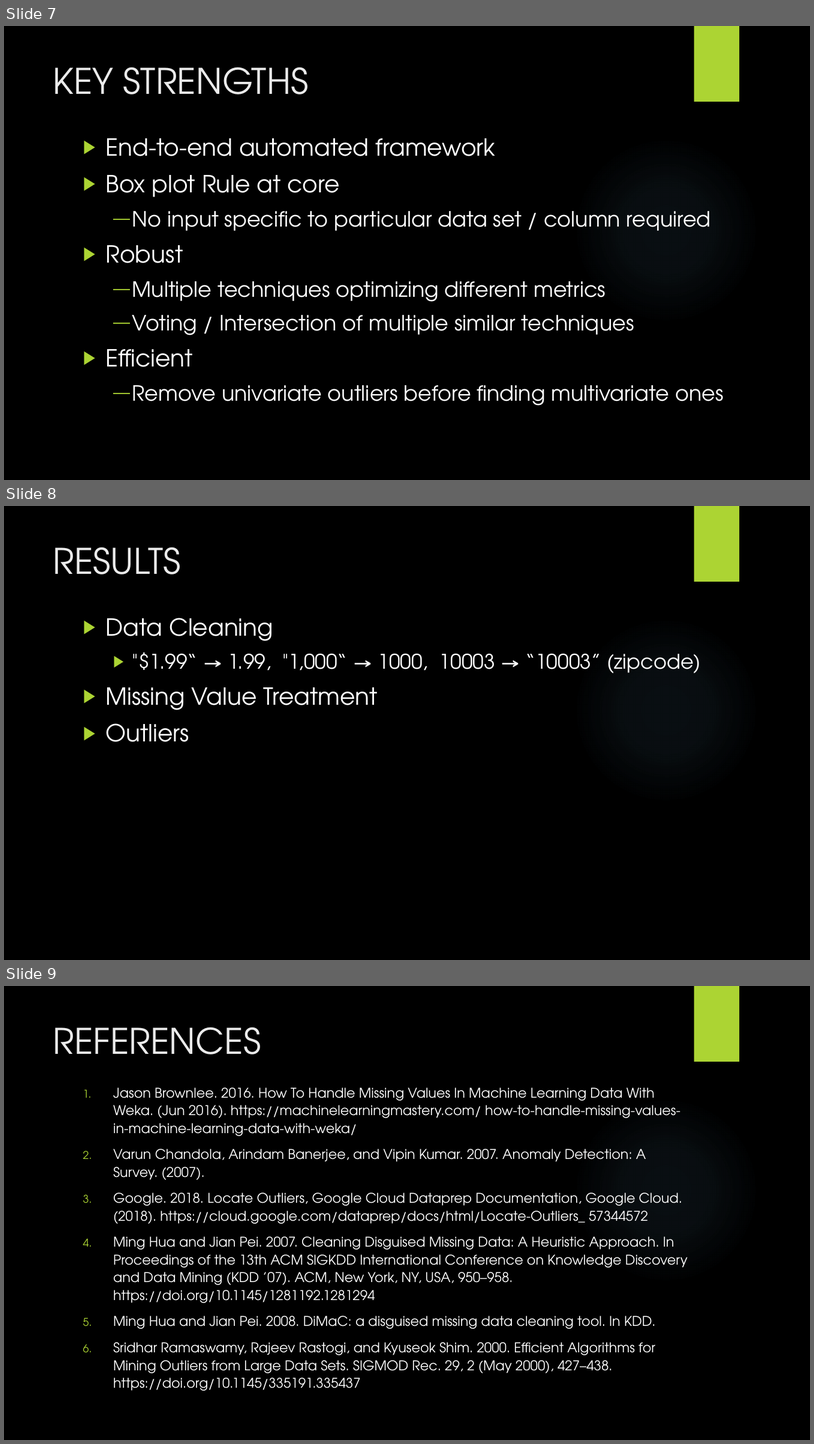
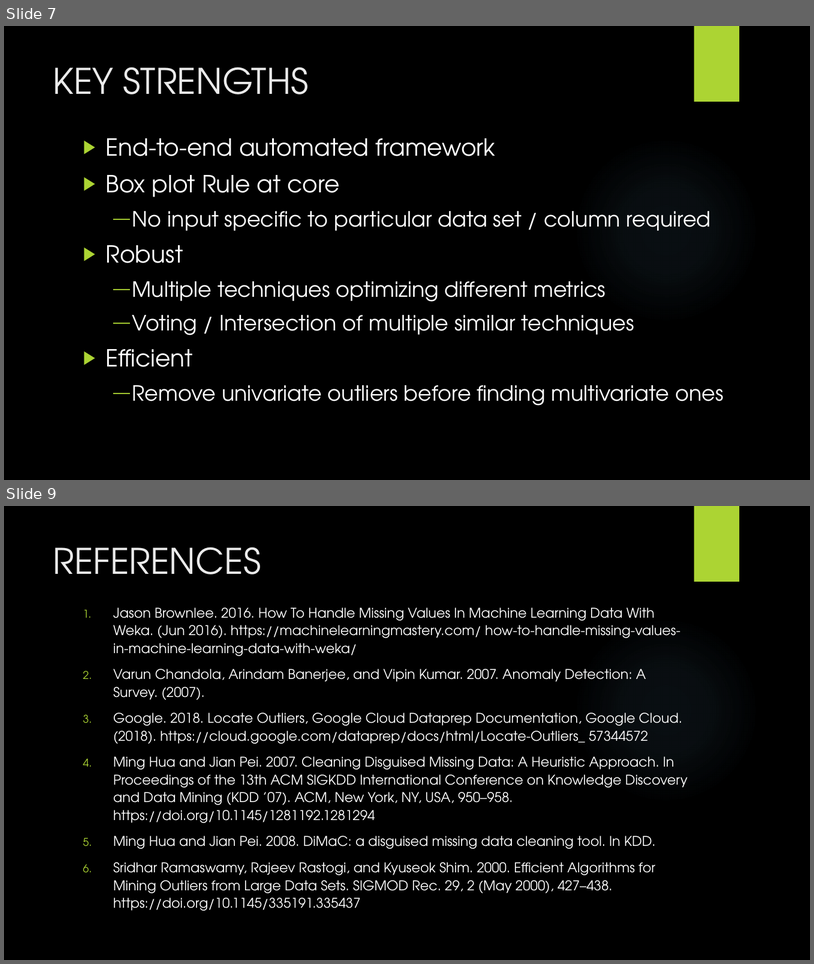
Before and after one commit to ranamihir/big_data_project, a slide deck: documents/Final Presentation.pptx. Shown one above the other, each under a label of ours: slides 7, 8 and 9 before the commit, slides 7 and 9 after it; the slides between them are not shown. The pictures are 814x1444 and 814x964 pixels, drawn with LibreOffice and Linux fonts; fonts in the diff are those of the drawing; background and template pictures are left out. Boxes give left, top, right and bottom in pixels: in the first picture for what was removed or moved away, otherwise in the second. Text is boxed around its words. In the diff, an @@ line names an element or a change of style, - is before the commit and + after.

```diff
--- a/documents/Final Presentation.pptx
+++ b/documents/Final Presentation.pptx
@@ slide 8 removed at [4,506,810,960], background picture (left out); not listed: 2 template elements that a slide beside it also shows @@
@@ title removed at [53,547,181,574] @@
-RESULTS
@@ text removed at [106,618,701,742] @@
-▶ Data Cleaning
-  ▶ "$1.99“ → 1.99, "1,000“ → 1000, 10003 → “10003” (zipcode)
-▶ Missing Value Treatment
-▶ Outliers
```
Also in this commit, not shown: 1 slide added, 1 other file.
